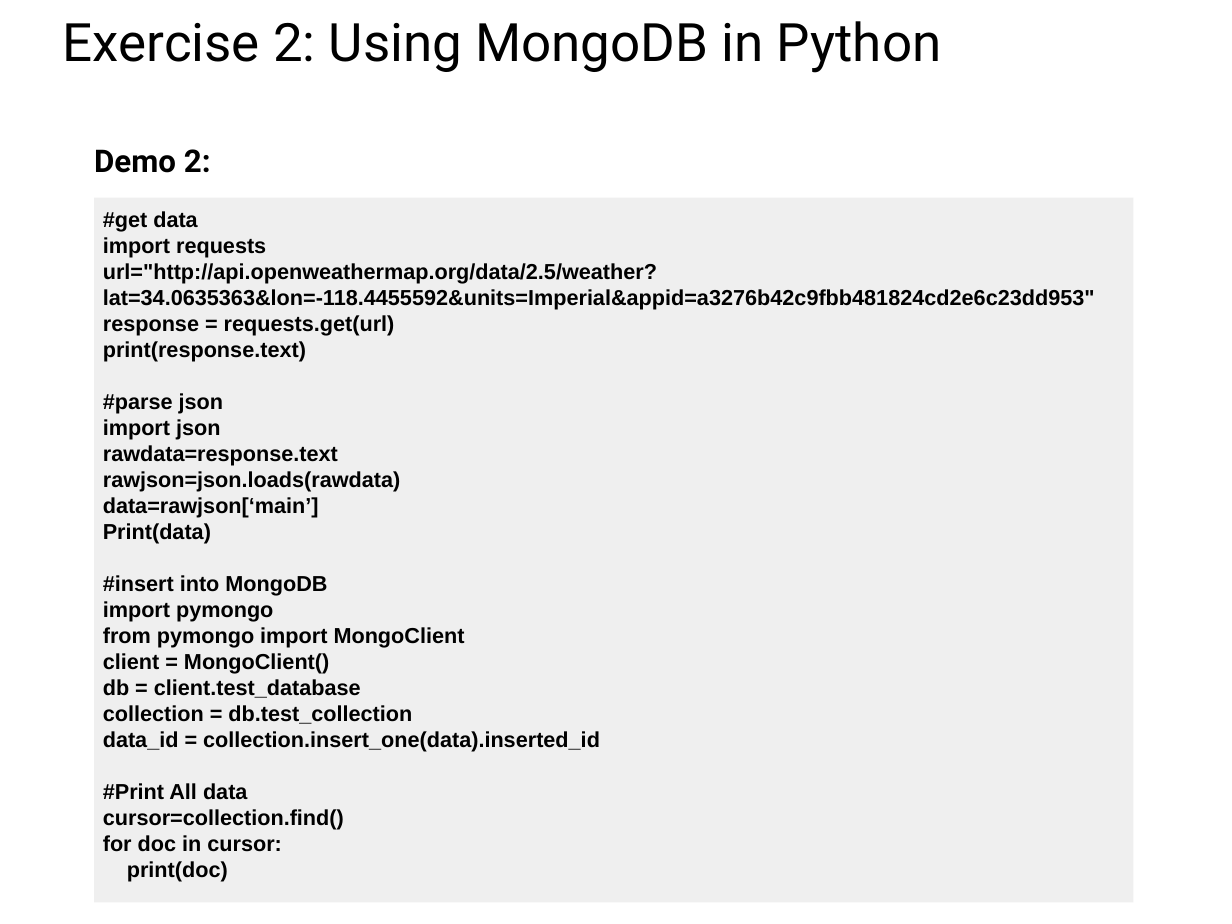
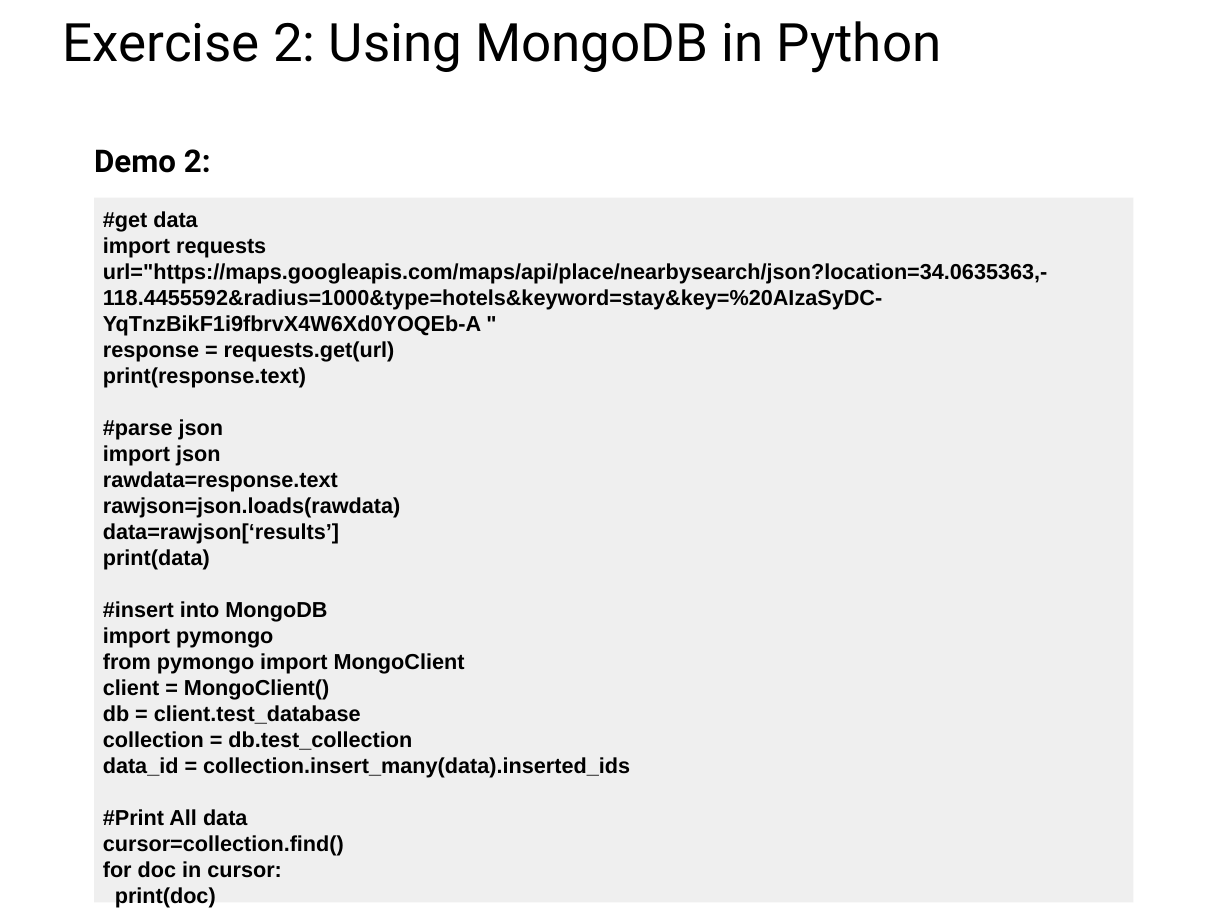
Before and after one commit to UCLA-LACC-2020/M4-Programming_Web_and_Databases, a slide deck: slide 25 of Web API_Databases_LACC2020.pptx. Drawn at 1232x924 pixels with LibreOffice and Linux fonts; fonts in the diff are those of the drawing. Boxes give left, top, right and bottom in pixels: in the first picture for what was removed or moved away, otherwise in the second. Text is boxed around its words. In the diff, an @@ line names an element or a change of style, - is before the commit and + after.

Commit message:
Fixed part 2 and exercise 2 notebook

```diff
--- a/Web API_Databases_LACC2020.pptx
+++ b/Web API_Databases_LACC2020.pptx
@@ text in rectangle at <box>103,263,1048,336</box>: text changed @@
-url="http://api.openweathermap.org/data/2.5/weather?lat=34.0635363&lon=-118.4455592&units=Imperial&appid=a3276b42c9fbb481824cd2e6c23dd953"
+url="https://maps.googleapis.com/maps/api/place/nearbysearch/json?location=34.0635363,-118.4455592&radius=1000&type=hotels&keyword=stay&key=%20AIzaSyDC-YqTnzBikF1i9fbrvX4W6Xd0YOQEb-A "
@@ text in rectangle at <box>103,523,339,570</box>: text changed @@
-data=rawjson[‘main’]
-Print(data)
+data=rawjson[‘results’]
+print(data)
@@ text in rectangle at <box>103,757,630,778</box>: text changed @@
-data_id = collection.insert_one(data).inserted_id
+data_id = collection.insert_many(data).inserted_ids
```
Also in this commit, not shown: 1 other slide changed, 1 slide added, 1 other file.
